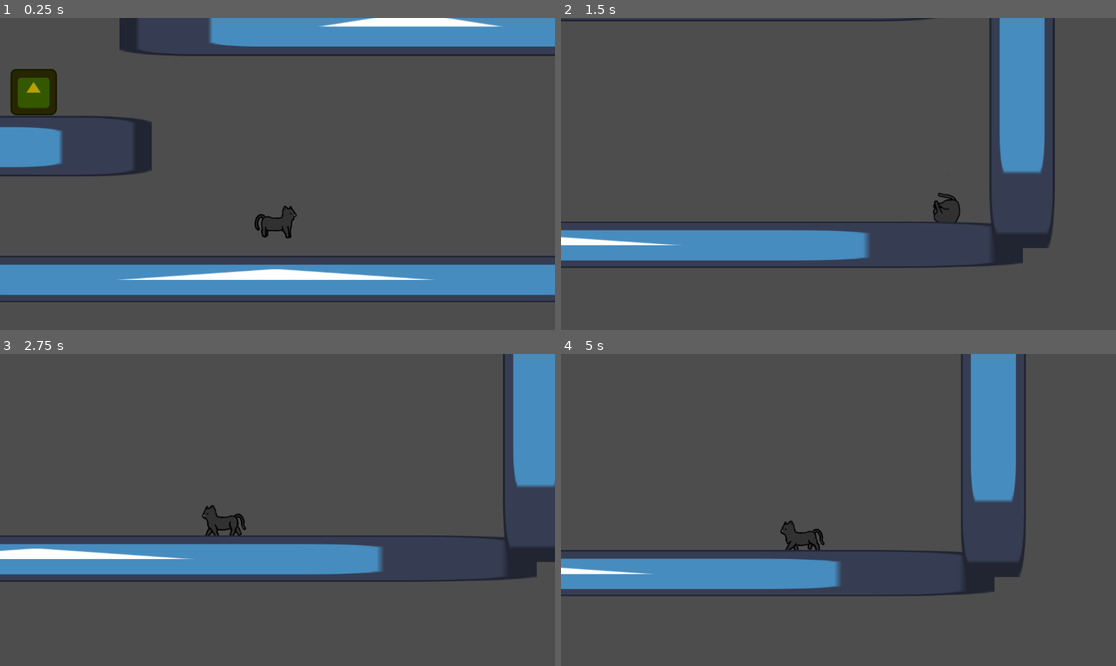
Above: before the commit, frames 1-4 (two rows, left to right).
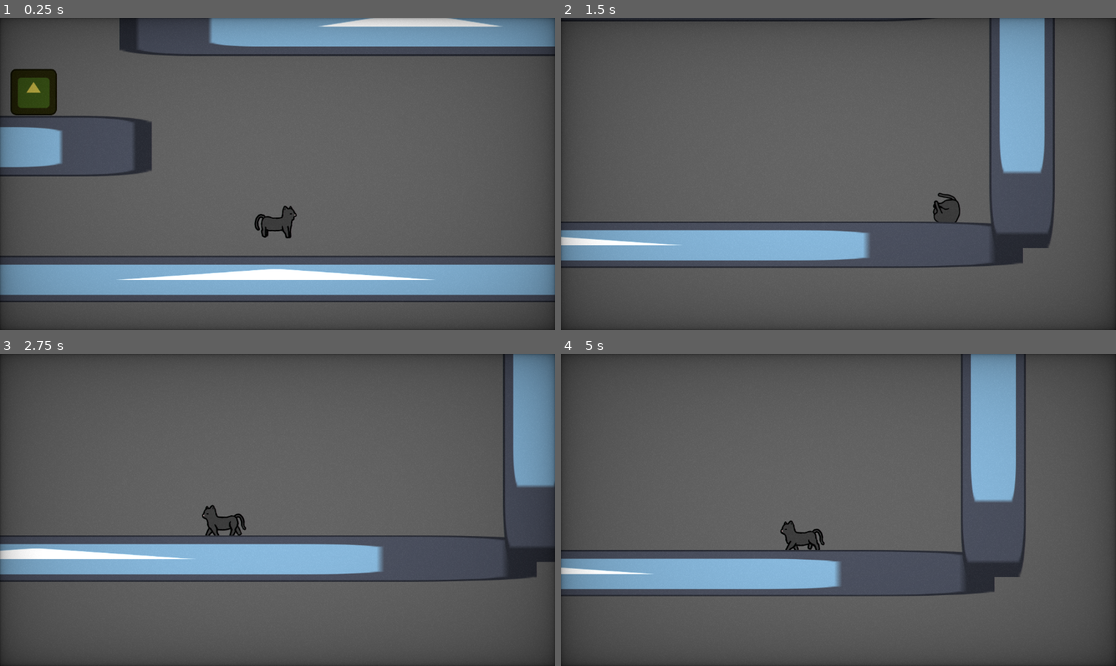
Above: after the commit, the same moments.

Repository: fuzzlea/5-Day-Game-Challenge
Game: Godot game, scene res://Scenes/Test/test.tscn
Two runs of this game, one before a commit and one after it. Both use one fixed random seed, a clock stepped at 60 frames per second and the inputs below. The engine's default icon, where the game draws it, is replaced by a stand-in: a white triangle on a blue panel in a dark square.
Inputs:
- Up to frame 1 (0.25 s): no input
- Up to frame 2 (1.5 s): hold D (Player-MoveRight) from 0.53 s (still down); tap K (Player-Mele) at 0.6 s; tap Space (Player-Jump) at 0.77 s; tap H (Player-Roll) at 0.8, 1.35 s
- Up to frame 3 (2.75 s): tap Space (Player-Jump) at 1.52 s; tap K (Player-Mele) at 1.55, 2.1 s; release D (Player-MoveRight) at 2.03 s; hold A (Player-MoveLeft) from 2.03 s (still down); tap H (Player-Roll) at 2.3 s
- Up to frame 4 (5 s): release A (Player-MoveLeft) at 2.78 s; hold D (Player-MoveRight) 2.78-4.28 s; tap J (Player-Range) at 2.85 s; tap Space (Player-Jump) at 3.02, 3.77, 4.52 s; tap K (Player-Mele) at 3.05, 4.35 s; tap H (Player-Roll) at 3.6 s; hold A (Player-MoveLeft) from 4.28 s (still down)

The runs differ from the first frame. In frame 1, 19% of the frame differs, in the area x 0-100%, y 0-100%; in frame 2, 12%; in frame 3, 12%; in frame 4, 12%.

Commit message:
Bullet

Diff:
--- /dev/null
+++ b/Scenes/Player/Bullets/Meow.tscn
@@ -0,0 +1,106 @@
+[gd_scene load_steps=16 format=3 uid="uid://ditdwkog7fedr"]
+
+[ext_resource type="Script" uid="uid://14bxicw7aj38" path="res://Scripts/Player/Bullets/Regular.gd" id="1_7b6ax"]
+[ext_resource type="Texture2D" uid="uid://wp2s1ggu7813" path="res://Assets/Bullets/CupheadLobber.png" id="2_h1wc6"]
+
+[sub_resource type="RectangleShape2D" id="RectangleShape2D_msbh5"]
+size = Vector2(44, 46)
+
+[sub_resource type="AtlasTexture" id="AtlasTexture_n52w5"]
+atlas = ExtResource("2_h1wc6")
+region = Rect2(4, 29, 70, 69)
+
+[sub_resource type="AtlasTexture" id="AtlasTexture_sofrc"]
+atlas = ExtResource("2_h1wc6")
+region = Rect2(81, 29, 70, 69)
+
+[sub_resource type="AtlasTexture" id="AtlasTexture_ngr4f"]
+atlas = ExtResource("2_h1wc6")
+region = Rect2(158, 29, 70, 69)
+
+[sub_resource type="AtlasTexture" id="AtlasTexture_abeh8"]
+atlas = ExtResource("2_h1wc6")
+region = Rect2(235, 29, 70, 69)
+
+[sub_resource type="AtlasTexture" id="AtlasTexture_un7cw"]
+atlas = ExtResource("2_h1wc6")
+region = Rect2(312, 29, 70, 69)
+
+[sub_resource type="AtlasTexture" id="AtlasTexture_3salj"]
+atlas = ExtResource("2_h1wc6")
+region = Rect2(389, 29, 70, 69)
+
+[sub_resource type="AtlasTexture" id="AtlasTexture_yj4xx"]
+atlas = ExtResource("2_h1wc6")
+region = Rect2(466, 29, 70, 69)
+
+[sub_resource type="AtlasTexture" id="AtlasTexture_viqok"]
+atlas = ExtResource("2_h1wc6")
+region = Rect2(543, 29, 70, 69)
+
+[sub_resource type="AtlasTexture" id="AtlasTexture_w7ebc"]
+atlas = ExtResource("2_h1wc6")
+region = Rect2(620, 29, 70, 69)
+
+[sub_resource type="AtlasTexture" id="AtlasTexture_v3d46"]
+atlas = ExtResource("2_h1wc6")
+region = Rect2(697, 29, 70, 69)
+
+[sub_resource type="AtlasTexture" id="AtlasTexture_5xrsr"]
+atlas = ExtResource("2_h1wc6")
+region = Rect2(774, 29, 70, 69)
+
+[sub_resource type="SpriteFrames" id="SpriteFrames_6rn5w"]
+animations = [{
+"frames": [{
+"duration": 1.0,
+"texture": SubResource("AtlasTexture_n52w5")
+}, {
+"duration": 1.0,
+"texture": SubResource("AtlasTexture_sofrc")
+}, {
+"duration": 1.0,
+"texture": SubResource("AtlasTexture_ngr4f")
+}, {
+"duration": 1.0,
+"texture": SubResource("AtlasTexture_abeh8")
+}, {
+"duration": 1.0,
+"texture": SubResource("AtlasTexture_un7cw")
+}, {
+"duration": 1.0,
+"texture": SubResource("AtlasTexture_3salj")
+}, {
+"duration": 1.0,
+"texture": SubResource("AtlasTexture_yj4xx")
+}, {
+"duration": 1.0,
+"texture": SubResource("AtlasTexture_viqok")
+}, {
+"duration": 1.0,
+"texture": SubResource("AtlasTexture_w7ebc")
+}, {
+"duration": 1.0,
+"texture": SubResource("AtlasTexture_v3d46")
+}, {
+"duration": 1.0,
+"texture": SubResource("AtlasTexture_5xrsr")
+}],
+"loop": true,
+"name": &"default",
+"speed": 10.0
+}]
+
+[node name="Bullet" type="StaticBody2D"]
+collision_layer = 2
+collision_mask = 2
+constant_linear_velocity = Vector2(25, 0)
+script = ExtResource("1_7b6ax")
+
+[node name="CollisionShape2D" type="CollisionShape2D" parent="."]
+shape = SubResource("RectangleShape2D_msbh5")
+debug_color = Color(0.782999, 0.364722, 0.618411, 0.42)
+
+[node name="AnimatedSprite2D" type="AnimatedSprite2D" parent="."]
+sprite_frames = SubResource("SpriteFrames_6rn5w")
+frame_progress = 0.766806
--- a/Scenes/Player/Bullets/Regular.tscn
+++ /dev/null
@@ -1,16 +0,0 @@
-[gd_scene load_steps=3 format=3 uid="uid://b80vqncg3hwou"]
-
-[ext_resource type="Script" uid="uid://14bxicw7aj38" path="res://Scripts/Player/Bullets/Regular.gd" id="1_msbh5"]
-
-[sub_resource type="RectangleShape2D" id="RectangleShape2D_msbh5"]
-size = Vector2(44, 46)
-
-[node name="Regular" type="StaticBody2D"]
-collision_layer = 2
-collision_mask = 2
-constant_linear_velocity = Vector2(25, 0)
-script = ExtResource("1_msbh5")
-
-[node name="CollisionShape2D" type="CollisionShape2D" parent="."]
-shape = SubResource("RectangleShape2D_msbh5")
-debug_color = Color(0.782999, 0.364722, 0.618411, 0.42)
--- /dev/null
+++ b/Scenes/Player/Bullets/Test.tscn
@@ -0,0 +1,106 @@
+[gd_scene load_steps=16 format=3 uid="uid://b80vqncg3hwou"]
+
+[ext_resource type="Script" uid="uid://14bxicw7aj38" path="res://Scripts/Player/Bullets/Regular.gd" id="1_a755n"]
+[ext_resource type="Texture2D" uid="uid://wp2s1ggu7813" path="res://Assets/Bullets/CupheadLobber.png" id="2_6vyal"]
+
+[sub_resource type="RectangleShape2D" id="RectangleShape2D_msbh5"]
+size = Vector2(44, 46)
+
+[sub_resource type="AtlasTexture" id="AtlasTexture_n52w5"]
+atlas = ExtResource("2_6vyal")
+region = Rect2(4, 29, 70, 69)
+
+[sub_resource type="AtlasTexture" id="AtlasTexture_sofrc"]
+atlas = ExtResource("2_6vyal")
+region = Rect2(81, 29, 70, 69)
+
+[sub_resource type="AtlasTexture" id="AtlasTexture_ngr4f"]
+atlas = ExtResource("2_6vyal")
+region = Rect2(158, 29, 70, 69)
+
+[sub_resource type="AtlasTexture" id="AtlasTexture_abeh8"]
+atlas = ExtResource("2_6vyal")
+region = Rect2(235, 29, 70, 69)
+
+[sub_resource type="AtlasTexture" id="AtlasTexture_un7cw"]
+atlas = ExtResource("2_6vyal")
+region = Rect2(312, 29, 70, 69)
+
+[sub_resource type="AtlasTexture" id="AtlasTexture_3salj"]
+atlas = ExtResource("2_6vyal")
+region = Rect2(389, 29, 70, 69)
+
+[sub_resource type="AtlasTexture" id="AtlasTexture_yj4xx"]
+atlas = ExtResource("2_6vyal")
+region = Rect2(466, 29, 70, 69)
+
+[sub_resource type="AtlasTexture" id="AtlasTexture_viqok"]
+atlas = ExtResource("2_6vyal")
+region = Rect2(543, 29, 70, 69)
+
+[sub_resource type="AtlasTexture" id="AtlasTexture_w7ebc"]
+atlas = ExtResource("2_6vyal")
+region = Rect2(620, 29, 70, 69)
+
+[sub_resource type="AtlasTexture" id="AtlasTexture_v3d46"]
+atlas = ExtResource("2_6vyal")
+region = Rect2(697, 29, 70, 69)
+
+[sub_resource type="AtlasTexture" id="AtlasTexture_5xrsr"]
+atlas = ExtResource("2_6vyal")
+region = Rect2(774, 29, 70, 69)
+
+[sub_resource type="SpriteFrames" id="SpriteFrames_6rn5w"]
+animations = [{
+"frames": [{
+"duration": 1.0,
+"texture": SubResource("AtlasTexture_n52w5")
+}, {
+"duration": 1.0,
+"texture": SubResource("AtlasTexture_sofrc")
+}, {
+"duration": 1.0,
+"texture": SubResource("AtlasTexture_ngr4f")
+}, {
+"duration": 1.0,
+"texture": SubResource("AtlasTexture_abeh8")
+}, {
+"duration": 1.0,
+"texture": SubResource("AtlasTexture_un7cw")
+}, {
+"duration": 1.0,
+"texture": SubResource("AtlasTexture_3salj")
+}, {
+"duration": 1.0,
+"texture": SubResource("AtlasTexture_yj4xx")
+}, {
+"duration": 1.0,
+"texture": SubResource("AtlasTexture_viqok")
+}, {
+"duration": 1.0,
+"texture": SubResource("AtlasTexture_w7ebc")
+}, {
+"duration": 1.0,
+"texture": SubResource("AtlasTexture_v3d46")
+}, {
+"duration": 1.0,
+"texture": SubResource("AtlasTexture_5xrsr")
+}],
+"loop": true,
+"name": &"default",
+"speed": 10.0
+}]
+
+[node name="Bullet" type="StaticBody2D"]
+collision_layer = 2
+collision_mask = 2
+constant_linear_velocity = Vector2(25, 0)
+script = ExtResource("1_a755n")
+
+[node name="CollisionShape2D" type="CollisionShape2D" parent="."]
+shape = SubResource("RectangleShape2D_msbh5")
+debug_color = Color(0.782999, 0.364722, 0.618411, 0.42)
+
+[node name="AnimatedSprite2D" type="AnimatedSprite2D" parent="."]
+sprite_frames = SubResource("SpriteFrames_6rn5w")
+frame_progress = 0.766806
--- a/Scenes/Test/test.tscn
+++ b/Scenes/Test/test.tscn
@@ -1,9 +1,34 @@
-[gd_scene load_steps=7 format=3 uid="uid://bqtnsa4wygpbc"]
+[gd_scene load_steps=9 format=3 uid="uid://bqtnsa4wygpbc"]
 
 [ext_resource type="PackedScene" uid="uid://b7f82nkhwhmd" path="res://Scenes/Player/Player.tscn" id="1_oy6ep"]
+[ext_resource type="Shader" uid="uid://cn73jod7uwjcp" path="res://Shaders/CRT.gdshader" id="1_vfjqq"]
 [ext_resource type="Texture2D" uid="uid://bts5m8t70a5ms" path="res://icon.svg" id="2_kr3tn"]
 [ext_resource type="PackedScene" uid="uid://dn1jos73cwcum" path="res://Scenes/Components/DamageComponent.tscn" id="3_v7cj3"]
 [ext_resource type="PackedScene" uid="uid://dt02lih072pg2" path="res://Scenes/Enemies/Dummy.tscn" id="4_83r8m"]
+
+[sub_resource type="ShaderMaterial" id="ShaderMaterial_vfjqq"]
+shader = ExtResource("1_vfjqq")
+shader_parameter/overlay = true
+shader_parameter/scanlines_opacity = 0.0
+shader_parameter/scanlines_width = 0.0
+shader_parameter/grille_opacity = 0.0
+shader_parameter/resolution = Vector2(1280, 720)
+shader_parameter/pixelate = false
+shader_parameter/roll = false
+shader_parameter/roll_speed = 8.0
+shader_parameter/roll_size = 0.0
+shader_parameter/roll_variation = 1.8
+shader_parameter/distort_intensity = 0.0
+shader_parameter/noise_opacity = 0.2
+shader_parameter/noise_speed = 5.0
+shader_parameter/static_noise_intensity = 0.03
+shader_parameter/aberration = 0.00100005
+shader_parameter/brightness = 1.2
+shader_parameter/discolor = true
+shader_parameter/warp_amount = 0.0
+shader_parameter/clip_warp = false
+shader_parameter/vignette_intensity = 0.5
+shader_parameter/vignette_opacity = 0.2
 
 [sub_resource type="RectangleShape2D" id="RectangleShape2D_v7cj3"]
 size = Vector2(127.723, 120)
@@ -12,6 +37,16 @@
 radius = 109.0
 
 [node name="Node2D" type="Node2D"]
+
+[node name="CRT" type="CanvasLayer" parent="."]
+
+[node name="ColorRect" type="ColorRect" parent="CRT"]
+material = SubResource("ShaderMaterial_vfjqq")
+anchors_preset = 15
+anchor_right = 1.0
+anchor_bottom = 1.0
+grow_horizontal = 2
+grow_vertical = 2
 
 [node name="Player" parent="." instance=ExtResource("1_oy6ep")]
 position = Vector2(608, 243)
--- a/Scripts/Components/DamageComponent.gd
+++ b/Scripts/Components/DamageComponent.gd
@@ -2,19 +2,26 @@
 extends Area2D
 
 var Owner
+var Type
 @export var Damage : float
 
 @warning_ignore("shadowed_variable_base_class")
-func init(owner, damage: float = 10.0):
+func init(owner, type, damage: float = 10.0):
+	Type = type
 	Owner = owner
 	Damage = damage
 
 func hit(what : BodyComponent):
 
 	if (what.User is Player) and (Owner is Player): return
+	if (what.User is Enemy) and (Owner is Enemy): return
 
-	queue_free()
-	print(self.name + " Hit " + what.get_parent().name + "!\nHealth: " + str(what.Health))
+	#print(self.name + " Hit " + what.get_parent().name + "!\nHealth: " + str(what.Health))
+
+	if Type == Bullet:
+		get_parent().queue_free()
+	else:
+		queue_free()
 
 	if what.User is Player:
 		what.User.emit_signal("Hurt")
--- a/Scripts/Player/Bullets/Regular.gd
+++ b/Scripts/Player/Bullets/Regular.gd
@@ -2,7 +2,7 @@
 extends StaticBody2D
 
 var Sender
-@export var Speed : float = 25.0
+@export var Speed : float = 15.0
 @export var Damage : float = 10.0
 @export var Dir : float = 1.0
 @export var Decay : float = 2.0
@@ -24,11 +24,13 @@
 	newDamage.add_child(newCollisionShape)
 	add_child(newDamage)
 
-	newDamage.init(from, Damage)
+	newDamage.init(from, Bullet, Damage)
+
+	$AnimatedSprite2D.play()
 
 func _physics_process(delta: float) -> void:
 
 	if Decay <= 0: queue_free()
 
-	position += Vector2(Speed * Dir, 0)
+	position += Vector2(Speed * Dir, sin(randf_range(-10,10)) )
 	Decay -= delta
--- a/Scripts/Player/Player.gd
+++ b/Scripts/Player/Player.gd
@@ -36,7 +36,7 @@
 @export var MeleDamage: float = 10.0
 @export var MeleDamageRadius: float = 100.0
 @export var RangedDamage: float = 5.0
-@export var RangedBullet: String = "Regular"
+@export var RangedBullet: String = "Test"
 
 @export_subgroup("Components")
 @export var c_BodyComponent: BodyComponent
@@ -152,7 +152,7 @@
 
 	newDamage.position = self.position + Vector2(prevDir * 100, 0)
 
-	newDamage.init(self, MeleDamage)
+	newDamage.init(self, Player, MeleDamage)
 
 	await get_tree().create_timer(0.1).timeout
 
@@ -189,7 +189,7 @@
 
 	rolling_timer = rolling_timer_threshold
 
-	await get_tree().create_timer(rolling_timer_threshold).timeout
+	await get_tree().create_timer(0.25).timeout
 
 	rolling = false
 
--- /dev/null
+++ b/Shaders/CRT.gdshader
@@ -0,0 +1,231 @@
+/*
+Shader from Godot Shaders - the free shader library.
+godotshaders.com/shader/VHS-and-CRT-monitor-effect
+
+This shader is under CC0 license. Feel free to use, improve and
+change this shader according to your needs and consider sharing
+the modified result to godotshaders.com.
+*/
+
+shader_type canvas_item;
+
+//*** IMPORTANT! ***/
+// - If you are using this shader to affect the node it is applied to set 'overlay' to false (unchecked in the instepctor).
+// - If you are using this shader as an overlay, and want the shader to affect the nodes below in the Scene hierarchy,
+//   set 'overlay' to true (checked in the inspector).
+// On Mac there is potentially a bug causing this to not work properly. If that is the case and you want to use the shader as an overlay
+// change all "overlay ? SCREEN_TEXTURE : TEXTURE" to only "SCREEN_TEXTURE" on lines 129-140, and "vec2 uv = overlay ? warp(SCREEN_UV) : warp(UV);"
+// to "vec2 uv = warp(SCREEN_UV);" on line 98.
+uniform sampler2D SCREEN_TEXTURE : hint_screen_texture, filter_linear_mipmap;
+
+uniform bool overlay = true;
+
+uniform float scanlines_opacity : hint_range(0.0, 1.0) = 0;
+uniform float scanlines_width : hint_range(0.0, 0.5) = 0.25;
+uniform float grille_opacity : hint_range(0.0, 1.0) = 0.3;
+uniform vec2 resolution = vec2(640.0, 480.0); // Set the number of rows and columns the texture will be divided in. Scanlines and grille will make a square based on these values
+
+uniform bool pixelate = false; // Fill each square ("pixel") with a sampled color, creating a pixel look and a more accurate representation of how a CRT monitor would work.
+
+uniform bool roll = false;
+uniform float roll_speed = 8.0; // Positive values are down, negative are up
+uniform float roll_size : hint_range(0.0, 100.0) = 15.0;
+uniform float roll_variation : hint_range(0.1, 5.0) = 1.8; // This valie is not an exact science. You have to play around with the value to find a look you like. How this works is explained in the code below.
+uniform float distort_intensity : hint_range(0.0, 0.2) = 0.05; // The distortion created by the rolling effect.
+
+uniform float noise_opacity : hint_range(0.0, 1.0) = 0.4;
+uniform float noise_speed = 5.0; // There is a movement in the noise pattern that can be hard to see first. This sets the speed of that movement.
+
+uniform float static_noise_intensity : hint_range(0.0, 1.0) = 0.06;
+
+uniform float aberration : hint_range(-1.0, 1.0) = 0.03; // Chromatic aberration, a distortion on each color channel.
+uniform float brightness = 2; // When adding scanline gaps and grille the image can get very dark. Brightness tries to compensate for that.
+uniform bool discolor = true; // Add a discolor effect simulating a VHS
+
+uniform float warp_amount :hint_range(0.0, 5.0) = 0.1; // Warp the texture edges simulating the curved glass of a CRT monitor or old TV.
+uniform bool clip_warp = false;
+
+uniform float vignette_intensity = 0.2; // Size of the vignette, how far towards the middle it should go.
+uniform float vignette_opacity : hint_range(0.0, 1.0) = 0.5;
+
+// Used by the noise functin to generate a pseudo random value between 0.0 and 1.0
+vec2 random(vec2 uv){
+    uv = vec2( dot(uv, vec2(127.1,311.7) ),
+               dot(uv, vec2(269.5,183.3) ) );
+    return -1.0 + 2.0 * fract(sin(uv) * 43758.5453123);
+}
+
+// Generate a Perlin noise used by the distortion effects
+float noise(vec2 uv) {
+    vec2 uv_index = floor(uv);
+    vec2 uv_fract = fract(uv);
+
+    vec2 blur = smoothstep(0.0, 1.0, uv_fract);
+
+    return mix( mix( dot( random(uv_index + vec2(0.0,0.0) ), uv_fract - vec2(0.0,0.0) ),
+                     dot( random(uv_index + vec2(1.0,0.0) ), uv_fract - vec2(1.0,0.0) ), blur.x),
+                mix( dot( random(uv_index + vec2(0.0,1.0) ), uv_fract - vec2(0.0,1.0) ),
+                     dot( random(uv_index + vec2(1.0,1.0) ), uv_fract - vec2(1.0,1.0) ), blur.x), blur.y) * 0.5 + 0.5;
+}
+
+// Takes in the UV and warps the edges, creating the spherized effect
+vec2 warp(vec2 uv){
+	vec2 delta = uv - 0.5;
+	float delta2 = dot(delta.xy, delta.xy);
+	float delta4 = delta2 * delta2;
+	float delta_offset = delta4 * warp_amount;
+
+	return uv + delta * delta_offset;
+}
+
+// Adds a black border to hide stretched pixel created by the warp effect
+float border (vec2 uv){
+	float radius = min(warp_amount, 0.08);
+	radius = max(min(min(abs(radius * 2.0), abs(1.0)), abs(1.0)), 1e-5);
+	vec2 abs_uv = abs(uv * 2.0 - 1.0) - vec2(1.0, 1.0) + radius;
+	float dist = length(max(vec2(0.0), abs_uv)) / radius;
+	float square = smoothstep(0.96, 1.0, dist);
+	return clamp(1.0 - square, 0.0, 1.0);
+}
+
+// Adds a vignette shadow to the edges of the image
+float vignette(vec2 uv){
+	uv *= 1.0 - uv.xy;
+	float vignette = uv.x * uv.y * 15.0;
+	return pow(vignette, vignette_intensity * vignette_opacity);
+}
+
+void fragment()
+{
+	vec2 uv = overlay ? warp(SCREEN_UV) : warp(UV); // Warp the uv. uv will be used in most cases instead of UV to keep the warping
+	vec2 text_uv = uv;
+	vec2 roll_uv = vec2(0.0);
+	float time = roll ? TIME : 0.0;
+
+
+	// Pixelate the texture based on the given resolution.
+	if (pixelate)
+	{
+		text_uv = ceil(uv * resolution) / resolution;
+	}
+
+	// Create the rolling effect. We need roll_line a bit later to make the noise effect.
+	// That is why this runs if roll is true OR noise_opacity is over 0.
+	float roll_line = 0.0;
+	if (roll || noise_opacity > 0.0)
+	{
+		// Create the areas/lines where the texture will be distorted.
+		roll_line = smoothstep(0.3, 0.9, sin(uv.y * roll_size - (time * roll_speed) ) );
+		// Create more lines of a different size and apply to the first set of lines. This creates a bit of variation.
+		roll_line *= roll_line * smoothstep(0.3, 0.9, sin(uv.y * roll_size * roll_variation - (time * roll_speed * roll_variation) ) );
+		// Distort the UV where where the lines are
+		roll_uv = vec2(( roll_line * distort_intensity * (1.-UV.x)), 0.0);
+	}
+
+	vec4 text;
+	if (roll)
+	{
+		// If roll is true distort the texture with roll_uv. The texture is split up into RGB to
+		// make some chromatic aberration. We apply the aberration to the red and green channels accorging to the aberration parameter
+		// and intensify it a bit in the roll distortion.
+		text.r = texture(SCREEN_TEXTURE, text_uv + roll_uv * 0.8 + vec2(aberration, 0.0) * .1).r;
+		text.g = texture(SCREEN_TEXTURE, text_uv + roll_uv * 1.2 - vec2(aberration, 0.0) * .1 ).g;
+		text.b = texture(SCREEN_TEXTURE, text_uv + roll_uv).b;
+		text.a = 1.0;
+	}
+	else
+	{
+		// If roll is false only apply the aberration without any distorion. The aberration values are very small so the .1 is only
+		// to make the slider in the Inspector less sensitive.
+		text.r = texture(SCREEN_TEXTURE, text_uv + vec2(aberration, 0.0) * .1).r;
+		text.g = texture(SCREEN_TEXTURE, text_uv - vec2(aberration, 0.0) * .1).g;
+		text.b = texture(SCREEN_TEXTURE, text_uv).b;
+		text.a = 1.0;
+	}
+
+	float r = text.r;
+	float g = text.g;
+	float b = text.b;
+
+	uv = warp(UV);
+
+	// CRT monitors don't have pixels but groups of red, green and blue dots or lines, called grille. We isolate the texture's color channels
+	// and divide it up in 3 offsetted lines to show the red, green and blue colors next to each other, with a small black gap between.
+	if (grille_opacity > 0.0){
+
+		float g_r = smoothstep(0.85, 0.95, abs(sin(uv.x * (resolution.x * 3.14159265))));
+		r = mix(r, r * g_r, grille_opacity);
+
+		float g_g = smoothstep(0.85, 0.95, abs(sin(1.05 + uv.x * (resolution.x * 3.14159265))));
+		g = mix(g, g * g_g, grille_opacity);
+
+		float b_b = smoothstep(0.85, 0.95, abs(sin(2.1 + uv.x * (resolution.x * 3.14159265))));
+		b = mix(b, b * b_b, grille_opacity);
+
+	}
+
+	// Apply the grille to the texture's color channels and apply Brightness. Since the grille and the scanlines (below) make the image very dark you
+	// can compensate by increasing the brightness.
+	text.r = clamp(r * brightness, 0.0, 1.0);
+	text.g = clamp(g * brightness, 0.0, 1.0);
+	text.b = clamp(b * brightness, 0.0, 1.0);
+
+	// Scanlines are the horizontal lines that make up the image on a CRT monitor.
+	// Here we are actual setting the black gap between each line, which I guess is not the right definition of the word, but you get the idea
+	float scanlines = 0.5;
+	if (scanlines_opacity > 0.0)
+	{
+		// Same technique as above, create lines with sine and applying it to the texture. Smoothstep to allow setting the line size.
+		scanlines = smoothstep(scanlines_width, scanlines_width + 0.5, abs(sin(uv.y * (resolution.y * 3.14159265))));
+		text.rgb = mix(text.rgb, text.rgb * vec3(scanlines), scanlines_opacity);
+	}
+
+	// Apply the banded noise.
+	if (noise_opacity > 0.0)
+	{
+		// Generate a noise pattern that is very stretched horizontally, and animate it with noise_speed
+		float noise = smoothstep(0.4, 0.5, noise(uv * vec2(2.0, 200.0) + vec2(10.0, (TIME * (noise_speed))) ) );
+
+		// We use roll_line (set above) to define how big the noise should be vertically (multiplying cuts off all black parts).
+		// We also add in some basic noise with random() to break up the noise pattern above. The noise is sized according to
+		// the resolution value set in the inspector. If you don't like this look you can
+		// change "ceil(uv * resolution) / resolution" to only "uv" to make it less pixelated. Or multiply resolution with som value
+		// greater than 1.0 to make them smaller.
+		roll_line *= noise * scanlines * clamp(random((ceil(uv * resolution) / resolution) + vec2(TIME * 0.8, 0.0)).x + 0.8, 0.0, 1.0);
+		// Add it to the texture based on noise_opacity
+		text.rgb = clamp(mix(text.rgb, text.rgb + roll_line, noise_opacity), vec3(0.0), vec3(1.0));
+	}
+
+	// Apply static noise by generating it over the whole screen in the same way as above
+	if (static_noise_intensity > 0.0)
+	{
+		text.rgb += clamp(random((ceil(uv * resolution) / resolution) + fract(TIME)).x, 0.0, 1.0) * static_noise_intensity;
+	}
+
+	// Apply a black border to hide imperfections caused by the warping.
+	// Also apply the vignette
+	text.rgb *= border(uv);
+	text.rgb *= vignette(uv);
+	// Hides the black border and make that area transparent. Good if you want to add the the texture on top an image of a TV or monitor.
+	if (clip_warp)
+	{
+		text.a = border(uv);
+	}
+
+	// Apply discoloration to get a VHS look (lower saturation and higher contrast)
+	// You can play with the values below or expose them in the Inspector.
+	float saturation = 0.5;
+	float contrast = 1.2;
+	if (discolor)
+	{
+		// Saturation
+		vec3 greyscale = vec3(text.r + text.g + text.b) / 3.;
+		text.rgb = mix(text.rgb, greyscale, saturation);
+
+		// Contrast
+		float midpoint = pow(0.5, 2.2);
+		text.rgb = (text.rgb - vec3(midpoint)) * contrast + midpoint;
+	}
+
+	COLOR = text;
+}
Binary file added: Assets/Bullets/CupheadLobber.png
Not shown, added: Assets/Bullets/CupheadLobber.png.import
Not shown, added: Shaders/CRT.gdshader.uid
